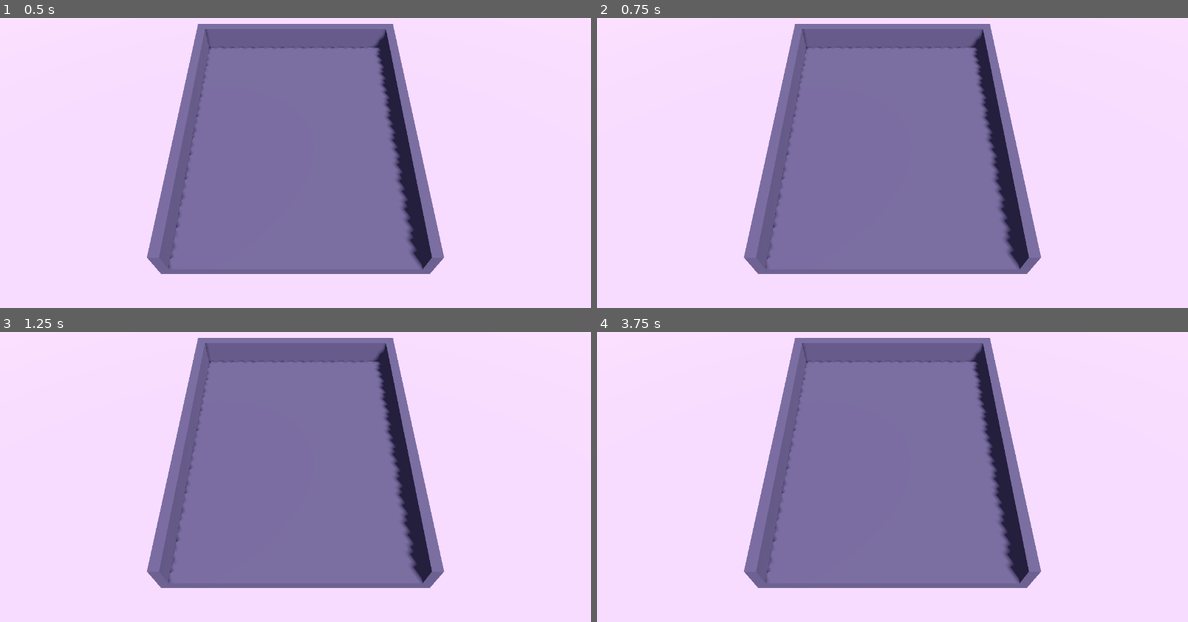
Above: before the commit, frames 1-4 (two rows, left to right).
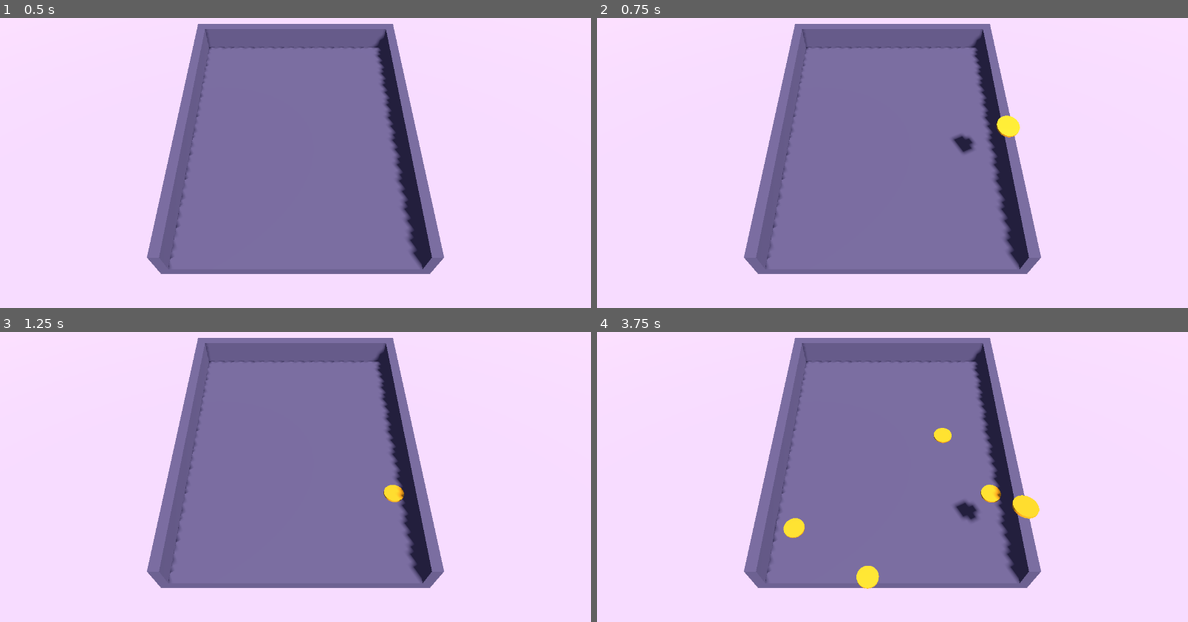
Above: after the commit, the same moments.

Repository: ui99ru/gold-harvester
Game: Godot game, scene res://scenes/main.tscn
Same seed, same stepped clock (60 frames per second), same inputs: the game is played once before the commit and once after it.
Inputs (mouse positions are in pixels of both pictures, inside the frame that each line leads up to):
- Up to frame 1 (0.5 s): no input
- Up to frame 2 (0.75 s): tap Enter at 0.5 s; move the mouse to (1022, 125) at 0.52 s; click (1022, 125) at 0.67 s
- Up to frame 3 (1.25 s): no input
- Up to frame 4 (3.75 s): move the mouse to (774, 471) at 1.27 s; click (774, 471) at 1.42 s; move the mouse to (951, 384) at 2.02 s; click (951, 384) at 2.17 s; move the mouse to (862, 523) at 2.77 s; click (862, 523) at 2.92 s; move the mouse to (1069, 506) at 3.52 s; click (1069, 506) at 3.67 s

Frame 1 is identical in both runs. In frame 2, 0.4% of the frame differs, in the area x 60-72%, y 33-47%; in frame 3, 0.2%; in frame 4, 1.2%, in the area x 30-75%, y 33-89%.

Commit message:
feat(godot): stage 2 coin + tap spawn + clink audio
Coin physics ported from Three.js/Rapier version: r=0.40 h=0.085,
density 9, friction 0.95, damp 0.8/0.9, 12 m/s clamp in
_integrate_forces. Shared static mesh/material/shape across coins.
Tap raycasts to spawn plane. 8-player AudioStreamPlayer3D pool,
4 clink wavs cut from src/coinsfx.js bank (tools/make_godot_coinsfx.py).
Smoke test: 50-coin stacking, 90%+ asleep in 6s, headless exit code.

Note: Engine.time_scale speedup tunnels coins through the floor
(scales effective physics step), smoke tests run real-time.

Co-Authored-By: Claude Fable 5 <noreply@anthropic.com>

Diff:
--- /dev/null
+++ b/godot/scenes/coin.tscn
@@ -0,0 +1,6 @@
+[gd_scene load_steps=2 format=3]
+
+[ext_resource type="Script" path="res://scripts/coin.gd" id="1"]
+
+[node name="Coin" type="RigidBody3D"]
+script = ExtResource("1")
--- /dev/null
+++ b/godot/scripts/coin.gd
@@ -0,0 +1,77 @@
+extends RigidBody3D
+## Монета. Физпараметры перенесены из Three.js-версии (src/config.js, src/main.js).
+## Геометрия и материал — общие static-ресурсы: один меш и один материал на все
+## монеты (батчинг), один PhysicsMaterial.
+
+const RADIUS := 0.40
+const THICKNESS := 0.085
+const DENSITY := 9.0                       # rapier coinDensity
+const MAX_SPEED := 12.0                    # rapier coinMaxV
+const CLINK_IMPULSE := 0.7                 # порог импульса контакта для звона, Н·с
+
+# Вызывается main'ом: (global_pos: Vector3, strength: float 0..1)
+var clink_cb := Callable()
+
+static var _shape: CylinderShape3D
+static var _mesh: CylinderMesh
+static var _material: StandardMaterial3D
+static var _phys_material: PhysicsMaterial
+
+
+static func _ensure_shared() -> void:
+	if _shape:
+		return
+	_shape = CylinderShape3D.new()
+	_shape.radius = RADIUS
+	_shape.height = THICKNESS
+
+	_mesh = CylinderMesh.new()
+	_mesh.top_radius = RADIUS
+	_mesh.bottom_radius = RADIUS
+	_mesh.height = THICKNESS
+	_mesh.radial_segments = 24
+
+	_material = StandardMaterial3D.new()                 # палитра web-версии
+	_material.albedo_color = Color("ffb42e")
+	_material.metallic = 0.42
+	_material.roughness = 0.36
+	_material.emission_enabled = true
+	_material.emission = Color("c06a00")
+	_material.emission_energy_multiplier = 0.27
+
+	_phys_material = PhysicsMaterial.new()
+	_phys_material.friction = 0.95                       # rapier coinFriction
+	_phys_material.bounce = 0.02                         # rapier coinRestitution
+
+
+func _ready() -> void:
+	_ensure_shared()
+	mass = PI * RADIUS * RADIUS * THICKNESS * DENSITY    # ≈ 0.384 кг
+	physics_material_override = _phys_material
+	linear_damp = 0.8                                    # rapier linDamp
+	angular_damp = 0.9                                   # rapier angDamp
+	can_sleep = true
+	contact_monitor = true                               # нужен для get_contact_count в _integrate_forces
+	max_contacts_reported = 2
+
+	var cs := CollisionShape3D.new()
+	cs.shape = _shape
+	add_child(cs)
+
+	var mi := MeshInstance3D.new()
+	mi.mesh = _mesh
+	mi.material_override = _material
+	add_child(mi)
+
+
+func _integrate_forces(state: PhysicsDirectBodyState3D) -> void:
+	var v := state.linear_velocity
+	if v.length_squared() > MAX_SPEED * MAX_SPEED:
+		state.linear_velocity = v.normalized() * MAX_SPEED
+
+	if clink_cb.is_valid():
+		for i in state.get_contact_count():
+			var imp := state.get_contact_impulse(i).length()
+			if imp > CLINK_IMPULSE:
+				clink_cb.call(global_position, clampf(imp / (CLINK_IMPULSE * 6.0), 0.15, 1.0))
+				break
--- a/godot/scripts/main.gd
+++ b/godot/scripts/main.gd
@@ -15,16 +15,34 @@
 const GROUND_COLOR := Color("9c8fc0")
 const TRAY_COLOR := Color("4a4466")
 
+const COIN_SCENE := preload("res://scenes/coin.tscn")
+const SPAWN_HEIGHT := 3.0    # глобальная высота плоскости спавна по тапу
+const AUDIO_POOL_SIZE := 8
+const CLINK_MIN_INTERVAL_MS := 50
+
 var tray: Node3D
+var coins_root: Node3D
+var camera: Camera3D
+
+var _audio_players: Array[AudioStreamPlayer3D] = []
+var _clink_streams: Array[AudioStream] = []
+var _audio_idx := 0
+var _last_clink_ms := 0
 
 var _shot_path := ""
 var _shot_frames_left := 0
+var _smoke_mode := ""
+var _smoke_ticks := 0
 
 
 func _ready() -> void:
 	_build_environment()
 	_build_tray()
 	_build_camera()
+	_build_audio()
+	coins_root = Node3D.new()
+	coins_root.name = "Coins"
+	add_child(coins_root)
 	_parse_user_args()
 
 
@@ -88,12 +106,66 @@
 
 
 func _build_camera() -> void:
-	var cam := Camera3D.new()
-	cam.name = "Camera"
-	cam.fov = 45.0
-	cam.position = Vector3(0, 13.0, 12.0)
-	cam.look_at_from_position(cam.position, Vector3(0, 0, 0.5), Vector3.UP)
-	add_child(cam)
+	camera = Camera3D.new()
+	camera.name = "Camera"
+	camera.fov = 45.0
+	camera.position = Vector3(0, 13.0, 12.0)
+	camera.look_at_from_position(camera.position, Vector3(0, 0, 0.5), Vector3.UP)
+	add_child(camera)
+
+
+func _build_audio() -> void:
+	for i in 4:
+		_clink_streams.append(load("res://assets/audio/clink_%d.wav" % (i + 1)))
+	for i in AUDIO_POOL_SIZE:
+		var p := AudioStreamPlayer3D.new()
+		p.max_polyphony = 1
+		add_child(p)
+		_audio_players.append(p)
+
+
+# --- Монеты ---
+
+func spawn_coin(pos: Vector3, random_tilt := true) -> RigidBody3D:
+	var coin: RigidBody3D = COIN_SCENE.instantiate()
+	coin.position = pos
+	if random_tilt:
+		coin.rotation = Vector3(
+			randf_range(-0.3, 0.3), randf_range(0, TAU), randf_range(-0.3, 0.3))
+	coin.clink_cb = _on_coin_clink
+	coins_root.add_child(coin)
+	return coin
+
+
+func _unhandled_input(event: InputEvent) -> void:
+	if event is InputEventScreenTouch and event.pressed:
+		_spawn_at_tap(event.position)
+
+
+func _spawn_at_tap(screen_pos: Vector2) -> void:
+	var origin := camera.project_ray_origin(screen_pos)
+	var dir := camera.project_ray_normal(screen_pos)
+	if dir.y >= -0.01:
+		return
+	var t := (SPAWN_HEIGHT - origin.y) / dir.y
+	var hit := origin + dir * t
+	hit.x = clampf(hit.x, -TRAY_W / 2.0 + 0.5, TRAY_W / 2.0 - 0.5)
+	hit.z = clampf(hit.z, -TRAY_L / 2.0 + 0.6, TRAY_L / 2.0 - 0.2)
+	spawn_coin(hit)
+
+
+func _on_coin_clink(pos: Vector3, strength: float) -> void:
+	var now := Time.get_ticks_msec()
+	if now - _last_clink_ms < CLINK_MIN_INTERVAL_MS:
+		return
+	_last_clink_ms = now
+	var p := _audio_players[_audio_idx]
+	_audio_idx = (_audio_idx + 1) % AUDIO_POOL_SIZE
+	p.stream = _clink_streams[randi() % _clink_streams.size()]
+	p.global_position = pos
+	p.pitch_scale = randf_range(0.9, 1.1)
+	p.volume_db = linear_to_db(clampf(strength, 0.15, 1.0))
+	p.play()
 
 
 # --- Утилиты ---
@@ -130,12 +202,56 @@
 
 
 # --- Смоук-тесты и скриншоты (запуск: godot --path godot ++ --shot=out/x.png) ---
+# Headless: godot --headless --path godot ++ --smoke-stack
 
 func _parse_user_args() -> void:
 	for arg in OS.get_cmdline_user_args():
 		if arg.begins_with("--shot="):
 			_shot_path = arg.trim_prefix("--shot=")
-			_shot_frames_left = 20  # дать кадрам отрисоваться
+			_shot_frames_left = maxi(_shot_frames_left, 20)  # дать кадрам отрисоваться
+		elif arg == "--drop-demo":
+			# 50 монет для визуальной проверки (вместе с --shot)
+			_shot_frames_left = 150
+			for i in 50:
+				spawn_coin(Vector3(randf_range(-3, 3), 1.0 + (i % 5) * 0.3,
+					randf_range(-3, 1)))
+		elif arg.begins_with("--smoke-"):
+			_smoke_mode = arg.trim_prefix("--smoke-")
+			# НЕ ускорять Engine.time_scale: он растягивает эффективный шаг
+			# физики, и монеты туннелируют сквозь дно. Смоук идёт в реальном времени.
+
+	if _smoke_mode == "stack":
+		# 10 столбиков по 5 монет — проверка стэкинга
+		for col in 10:
+			var x := -3.0 + 1.5 * (col % 5)
+			var z := -3.0 + 2.5 * floorf(col / 5.0)
+			for row in 5:
+				spawn_coin(Vector3(x, 1.0 + row * 0.25, z), false)
+
+
+func _physics_process(_delta: float) -> void:
+	if _smoke_mode == "":
+		return
+	_smoke_ticks += 1
+	if _smoke_mode == "stack" and _smoke_ticks >= 360:  # 6 c симуляции
+		_finish_smoke_stack()
+
+
+func _finish_smoke_stack() -> void:
+	_smoke_mode = ""
+	var total := 0
+	var asleep := 0
+	var fallen := 0
+	for coin in coins_root.get_children():
+		total += 1
+		if coin.sleeping:
+			asleep += 1
+		if coin.global_position.y < -1.5:
+			fallen += 1
+	var ok := total == 50 and fallen == 0 and asleep >= total * 0.9
+	print("SMOKE %s: coins=%d asleep=%d fallen=%d" %
+		["OK" if ok else "FAIL", total, asleep, fallen])
+	get_tree().quit(0 if ok else 1)
 
 
 func _process(_delta: float) -> void:
Not shown, added: godot/assets/audio/clink_1.wav.import
Not shown, added: godot/assets/audio/clink_2.wav.import
Not shown, added: godot/assets/audio/clink_3.wav.import
Not shown, added: godot/assets/audio/clink_4.wav.import
Not shown, added: godot/scripts/coin.gd.uid
Not shown, added: godot/assets/audio/clink_1.wav
Not shown, added: godot/assets/audio/clink_2.wav
Not shown, added: godot/assets/audio/clink_3.wav
Not shown, added: godot/assets/audio/clink_4.wav
Not shown, added: tools/make_godot_coinsfx.py
